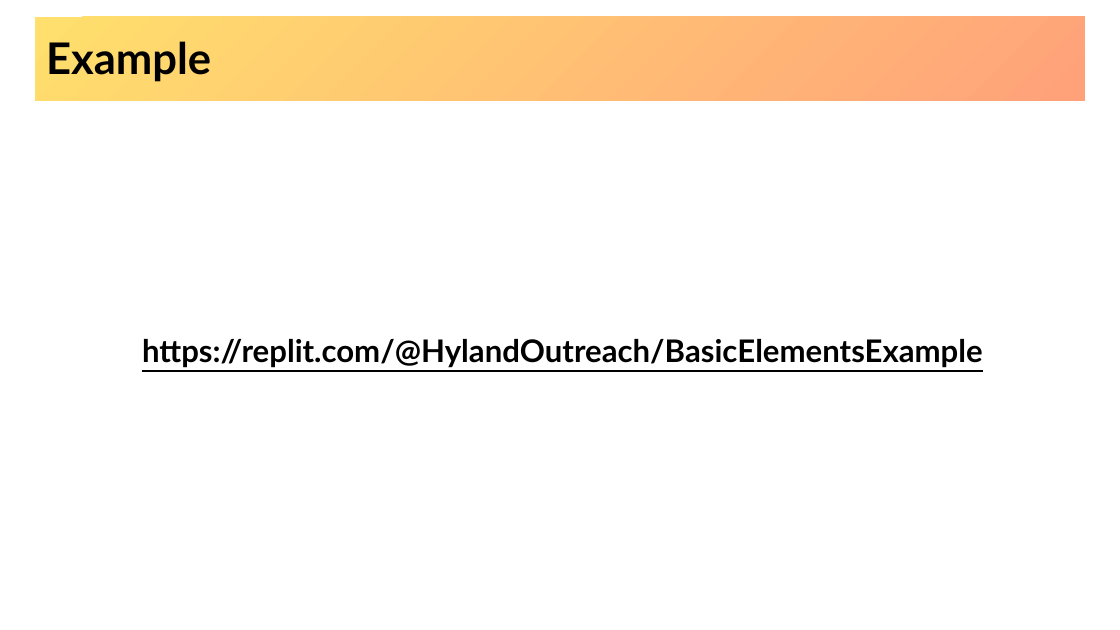
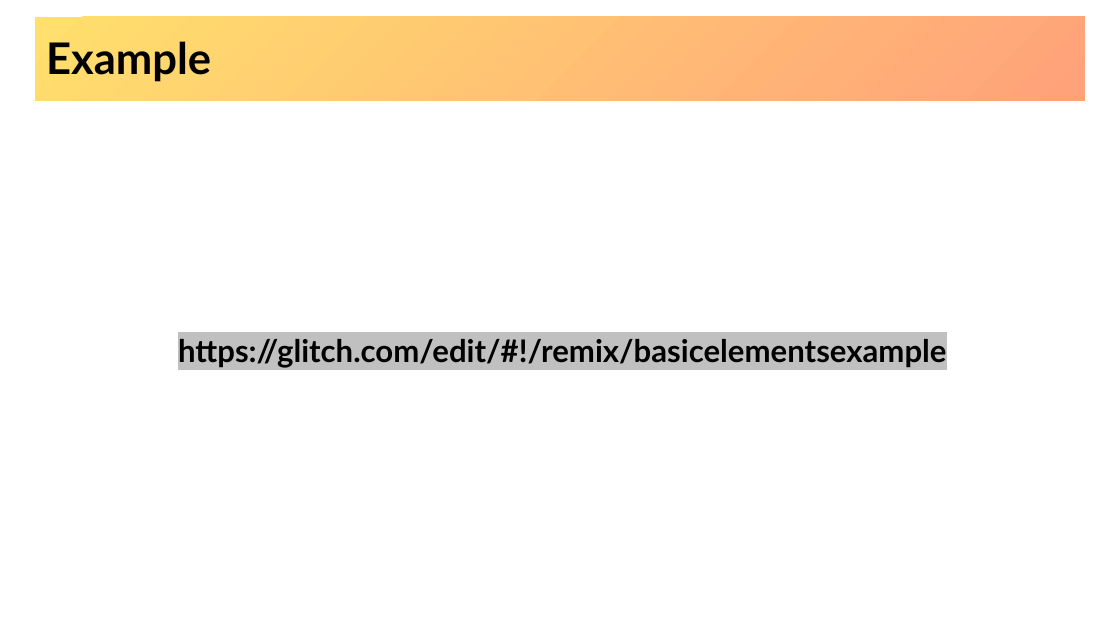
Before and after one commit to hytechclub/web-101, a slide deck: slide 11 of Week02/BasicHtmlElements.pptx. Drawn at 1120x630 pixels with LibreOffice and Linux fonts; fonts in the diff are those of the drawing; background and template pictures are left out. Boxes give left, top, right and bottom in pixels: in the first picture for what was removed or moved away, otherwise in the second. Text is boxed around its words. In the diff, an @@ line names an element or a change of style, - is before the commit and + after.

Commit message:
replit to glitch changes

```diff
--- a/Week02/BasicHtmlElements.pptx
+++ b/Week02/BasicHtmlElements.pptx
@@ text at (178, 339, 946, 368): text changed @@
-https://replit.com/@HylandOutreach/BasicElementsExample
+https://glitch.com/edit/#!/remix/basicelementsexample
```
Also in this commit, not shown: 30 other files.
